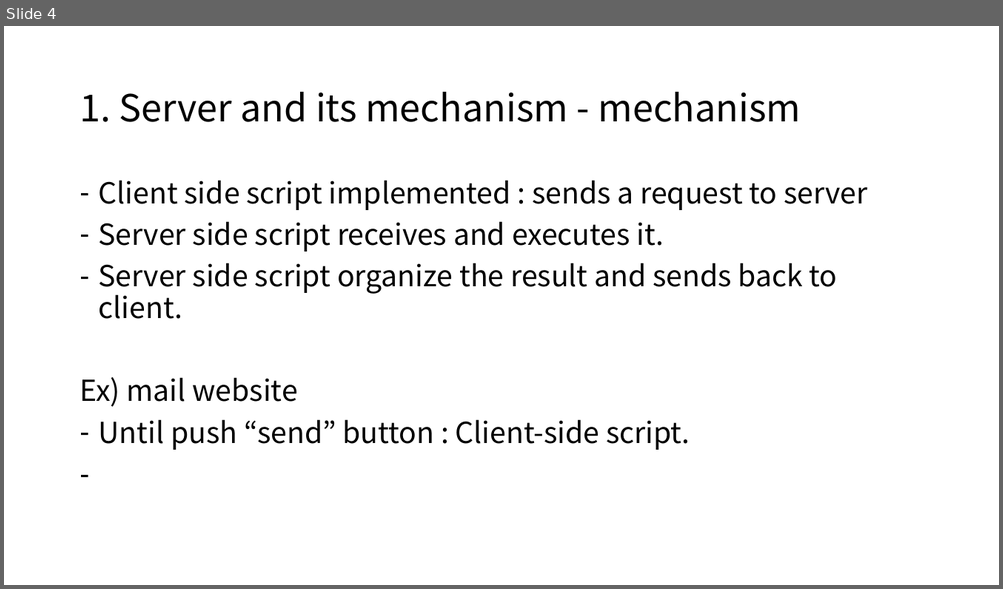
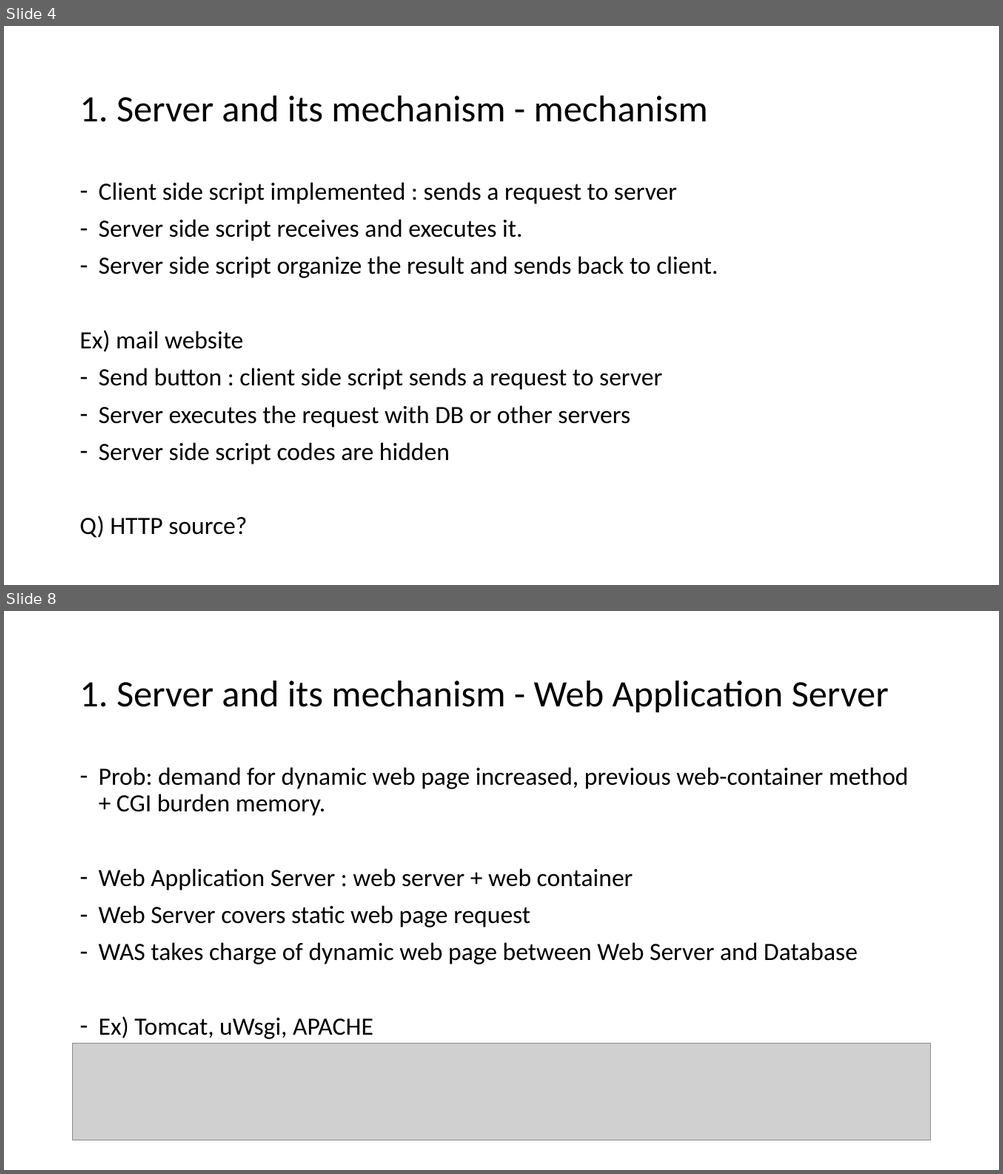
Before and after one commit to GanziDaeyong/self.seminar, a slide deck: SelfSeminar_2_ServerAndServerLanguage.pptx. Shown one above the other, each under a label of ours: slide 4 before the commit, slides 4 and 8 after it; the slides between them are not shown. The pictures are 1003x589 and 1003x1174 pixels, drawn with LibreOffice and Linux fonts; fonts in the diff are those of the drawing; grey boxes stand for pictures. Boxes give left, top, right and bottom in pixels: in the first picture for what was removed or moved away, otherwise in the second. Text is boxed around its words. In the diff, an @@ line names an element or a change of style, - is before the commit and + after.

```diff
--- a/SelfSeminar_2_ServerAndServerLanguage.pptx
+++ b/SelfSeminar_2_ServerAndServerLanguage.pptx
@@ slide 8 added at (4, 611, 999, 1170), background #FFFFFF @@
@@ title added at (79, 681, 888, 712), 36 pt, text #000000 @@
+1. Server and its mechanism - Web Application Server
@@ text added at (99, 767, 908, 1039), 24 pt, text #000000 @@
+– Prob: demand for dynamic web page increased, previous web-container method + CGI burden memory.
+– Web Application Server : web server + web container
+– Web Server covers static web page request
+– WAS takes charge of dynamic web page between Web Server and Database
+– Ex) Tomcat, uWsgi, APACHE
@@ picture added at (73, 1044, 930, 1141) @@
@@ slide 4 changed as well @@
@@ title "1. Server and its mechanism ..." at (79, 96, 708, 122): font Noto Sans CJK KR to Calibri @@
@@ text at (79, 182, 717, 352): size 28 to 24 pt, font Noto Sans CJK KR to Calibri in "Client side script implemented : sends a ...", "Server side script receives and executes it.", "Server side script organize the result and ...", "Ex) mail website" @@
@@ text at (79, 368, 662, 538): text changed; size 28 to 24 pt; font Noto Sans CJK KR to Calibri @@
-– Until push “send” button : Client-side script.
+– Send button : client side script sends a request to server
+– Server executes the request with DB or other servers
+– Server side script codes are hidden
+Q) HTTP source?
```
Also in this commit, not shown: 3 other slides changed, 17 other slides added, 5 slides removed, 2 other files.
